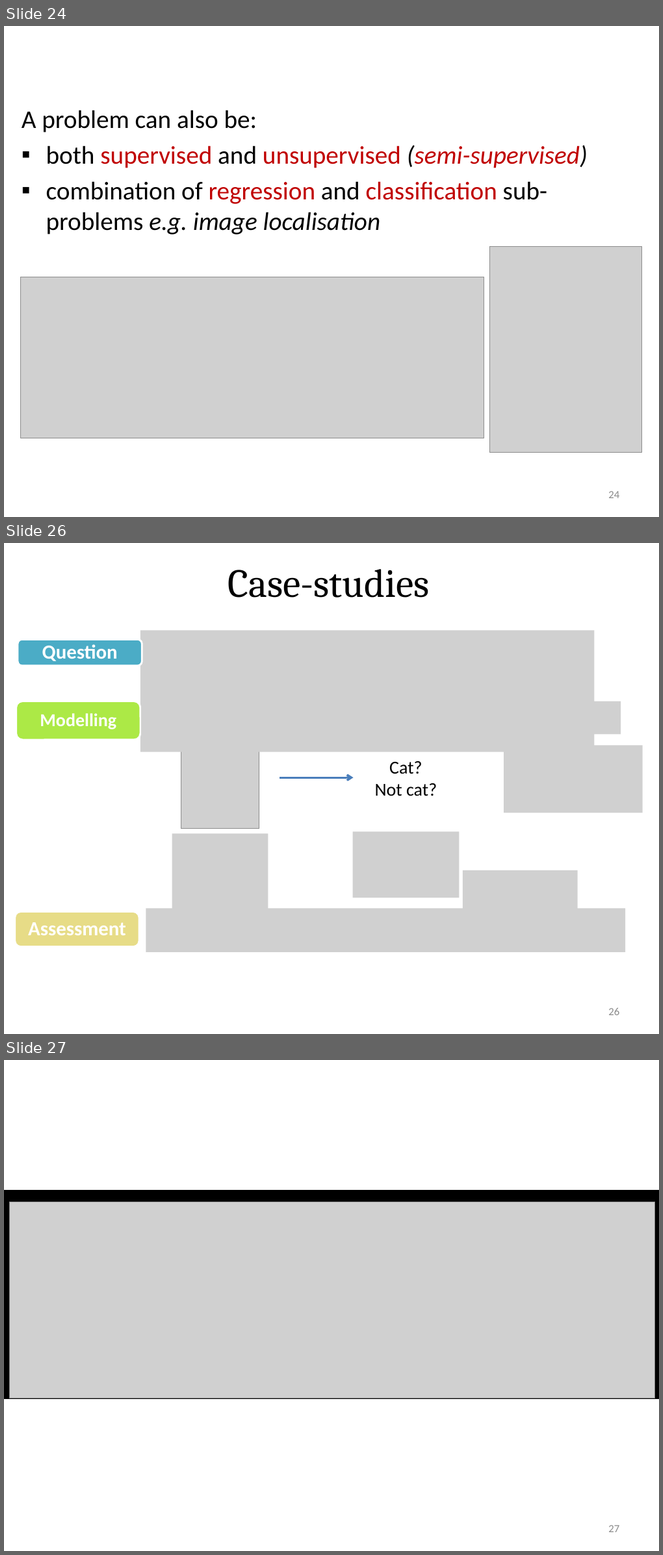
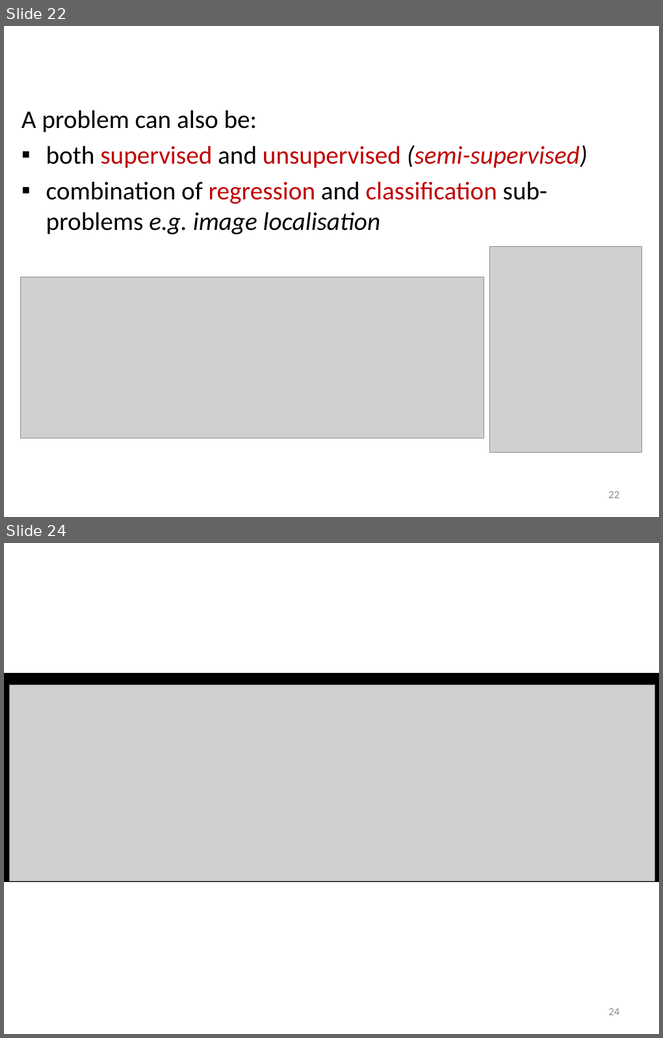
Before and after one commit to huuson94/hoamle.github.io, a slide deck: assets/essence_ml.pptx. Shown one above the other, each under a label of ours: slides 24, 26 and 27 before the commit, slides 22 and 24 after it; the slides between them are not shown. The pictures are 663x1555 and 663x1038 pixels, drawn with LibreOffice and Linux fonts; fonts in the diff are those of the drawing; grey boxes stand for pictures. Boxes give left, top, right and bottom in pixels: in the first picture for what was removed or moved away, otherwise in the second. Text is boxed around its words. In the diff, an @@ line names an element or a change of style, - is before the commit and + after.

```diff
--- a/assets/essence_ml.pptx
+++ b/assets/essence_ml.pptx
@@ slide 26 removed at [4, 543, 659, 1034], background #FFFFFF @@
@@ title removed at [228, 569, 430, 598] @@
-Case-studies
@@ rounded rectangle removed at [18, 639, 142, 665] @@
@@ picture removed at [140, 630, 594, 752] @@
@@ text removed at [42, 644, 118, 661] @@
-Question
@@ rounded rectangle removed at [16, 702, 141, 740] @@
@@ text removed at [40, 713, 116, 730] @@
-Modelling
@@ picture removed at [142, 702, 622, 734] @@
@@ picture removed at [181, 734, 259, 829] @@
@@ picture removed at [504, 745, 643, 813] @@
@@ text removed at [375, 761, 437, 797] @@
-Cat?
-Not cat?
@@ arrow removed from (280, 778) to (353, 778) @@
@@ picture removed at [172, 834, 268, 920] @@
@@ picture removed at [353, 832, 460, 898] @@
@@ picture removed at [463, 871, 577, 943] @@
@@ rounded rectangle removed at [15, 912, 140, 947] @@
@@ picture removed at [146, 908, 626, 953] @@
@@ text removed at [28, 923, 126, 936] @@
-Assessment
@@ page number removed at [608, 1008, 620, 1016] @@
-26
@@ what was slide 24 is now slide 22 @@
@@ page number at [608, 491, 620, 499]: text changed @@
-24
+22
@@ what was slide 27 is now slide 24 @@
@@ page number at [608, 1008, 620, 1016]: text changed @@
-27
+24
```
Also in this commit, not shown: 4 slides changed, 2 other slides removed, 15 other files.
